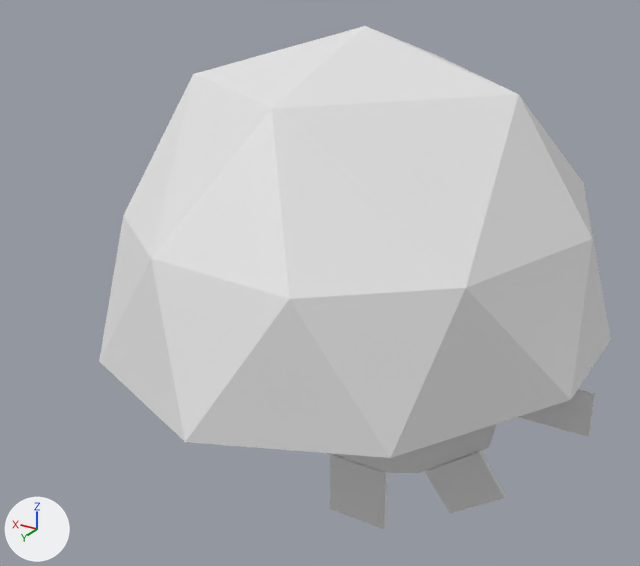
Two versions of the Blender file Engeneering.blend, one commit apart.
Both versions are drawn from a camera (50 mm lens) standing at (-0.444, 0.833, 0.637) and looking at (0.03, 0.044, 0.243). Lighting does not change. The marker at lower left points along +X, +Y and +Z.
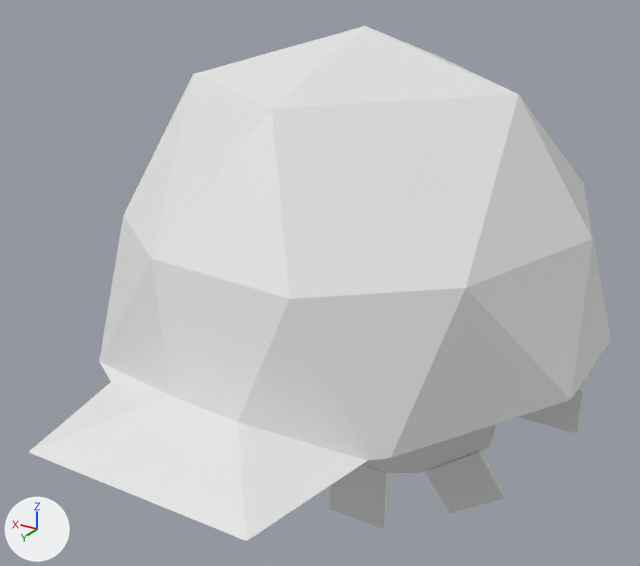
Where the change shows, as pixel boxes (x1, y1, x2, y2) in the pictures (640 x 566 px):
'Icosphere', reshaped (14% wider): before (99, 26, 611, 529); after (29, 26, 611, 541)
part 1 of me_icosphere, built on: before (99, 258, 595, 458); after (29, 258, 583, 541)

Patch to the scene script:
```diff
--- a/Engeneering.blend.py
+++ b/Engeneering.blend.py
@@ me_icosphere @@
 # used by ob_icosphere; location = (-1.075, 1.072, 1.729)
-me_icosphere.from_pydata(...)  # 94 vertices, 104 faces; spans x 0.799..1.353, y -1.386..-0.75, z -1.83..-1.209
+me_icosphere.from_pydata(...)  # 99 vertices, 109 faces; spans x 0.805..1.353, y -1.386..-0.673, z -1.83..-1.209
+# me_icosphere part 1
+# 1 vertex is removed from x 1.076, y -0.75, z -1.531
+# 3 faces are deleted
+# 4 vertices in x 0.799, y -1.074..-1.072, z -1.612..-1.56 move by (0.013, 0.0, 0.0)
+# 6 vertices are added at (1.191, -0.673, -1.537), (1.205, -0.793, -1.529), (0.957, -0.675, -1.537), (1.037, -0.775, -1.511), (0.927, -0.811, -1.533), (1.116, -0.78, -1.511)
+# 8 new faces join them
```
